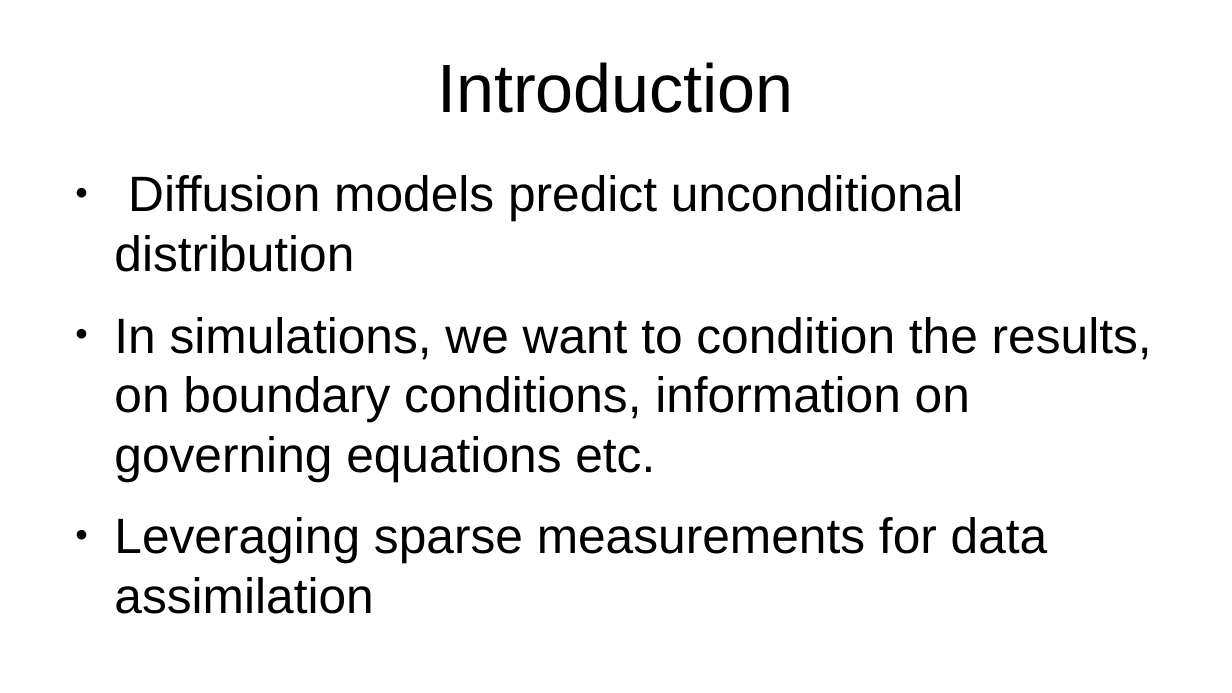
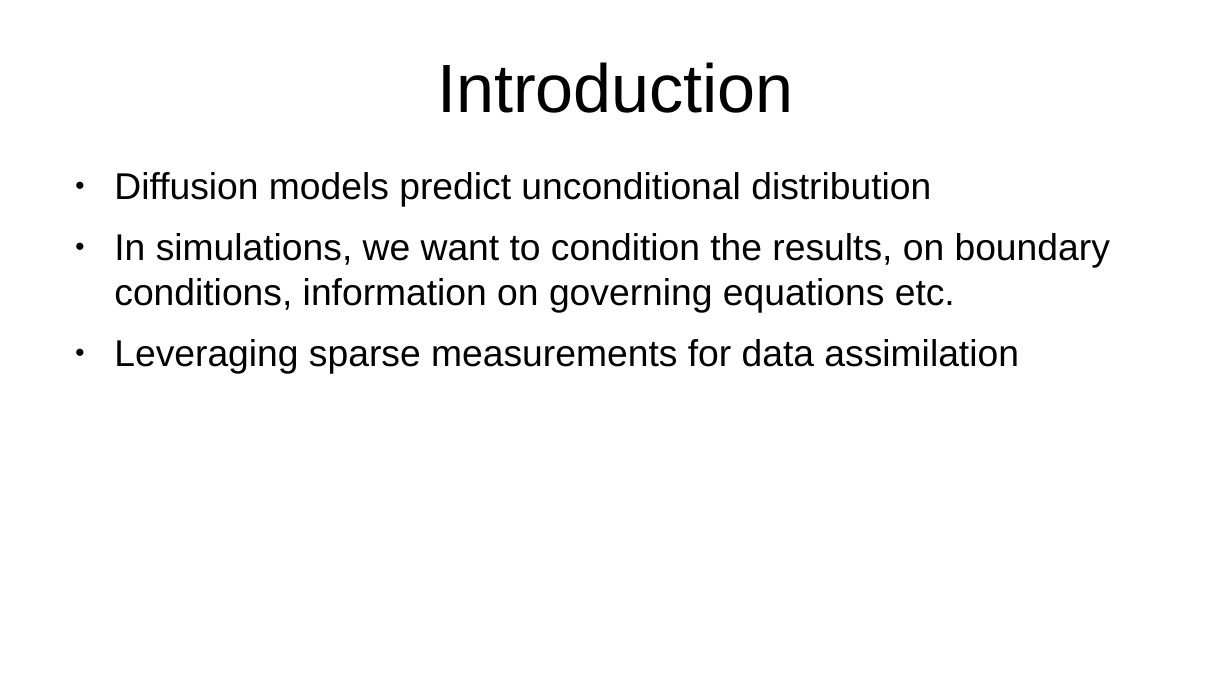
Before and after one commit to baristuran/baris-personal, a slide deck: slide 3 of Enforcing_Sparse_Measurements.odp. Drawn at 1232x693 pixels with LibreOffice and Linux fonts; fonts in the diff are those of the drawing. Boxes give left, top, right and bottom in pixels: in the first picture for what was removed or moved away, otherwise in the second. Text is boxed around its words. In the diff, an @@ line names an element or a change of style, - is before the commit and + after.

Commit message:
DA Presentation

```diff
--- a/Enforcing_Sparse_Measurements.odp
+++ b/Enforcing_Sparse_Measurements.odp
@@ text "Diffusion models predict unconditional distribution" at <box>114,172,1110,374</box>: size 32 to 24 pt; less space between paragraphs @@
```
Also in this commit, not shown: 2 other slides changed, 10 slides added, 3 slides removed, 4 other files.
